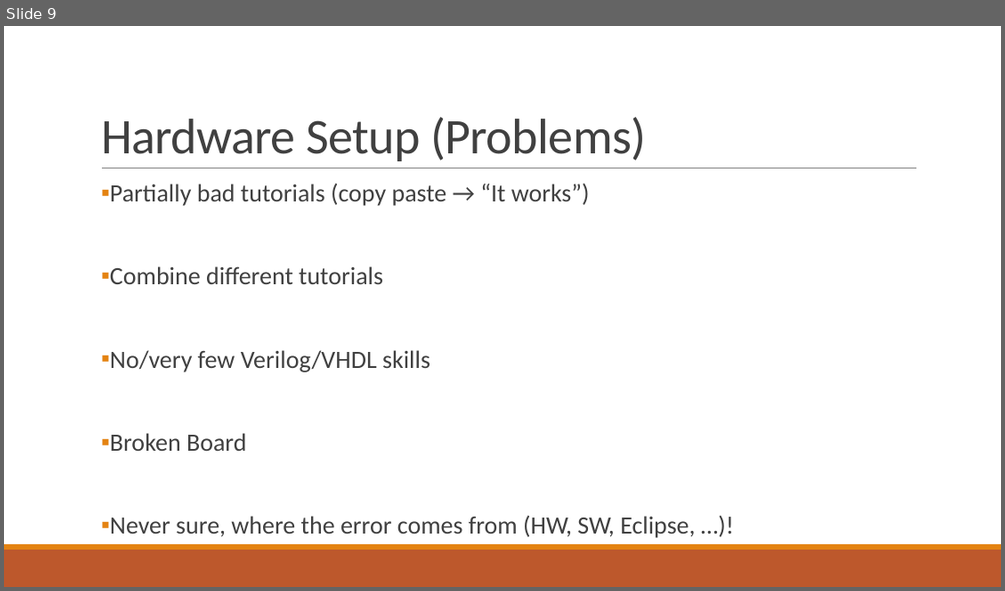
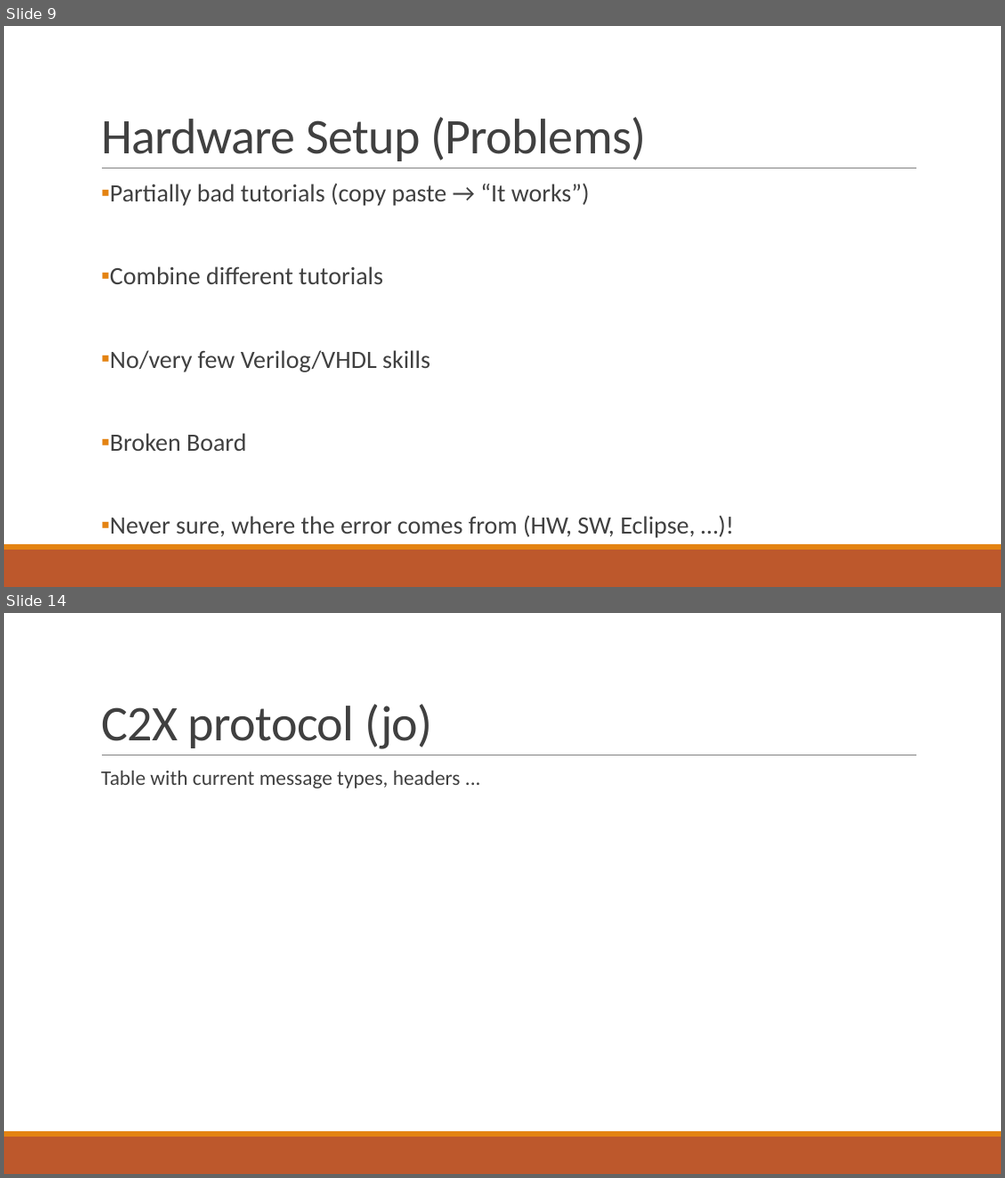
Before and after one commit to fjanssen/Car2X, a slide deck: doc/FinalPresentation.pptx. Shown one above the other, each under a label of ours: slide 9 before the commit, slides 9 and 14 after it; the slides between them are not shown. The pictures are 1005x591 and 1005x1178 pixels, drawn with LibreOffice and Linux fonts; fonts in the diff are those of the drawing. Boxes give left, top, right and bottom in pixels: in the first picture for what was removed or moved away, otherwise in the second. Text is boxed around its words. In the diff, an @@ line names an element or a change of style, - is before the commit and + after.

```diff
--- a/doc/FinalPresentation.pptx
+++ b/doc/FinalPresentation.pptx
@@ slide 14 added at <box>4,613,1001,1174</box>, background #FFFFFF; not listed: 3 template elements that a slide beside it also shows @@
@@ title added at <box>101,704,433,749</box>, 48 pt, text #404040 @@
+C2X protocol (jo)
@@ text added at <box>101,771,461,788</box>, 20 pt, text #404040 @@
+  Table with current message types, headers ...
```
Also in this commit, not shown: 5 slides changed, 5 other slides added, 3 slides removed.
